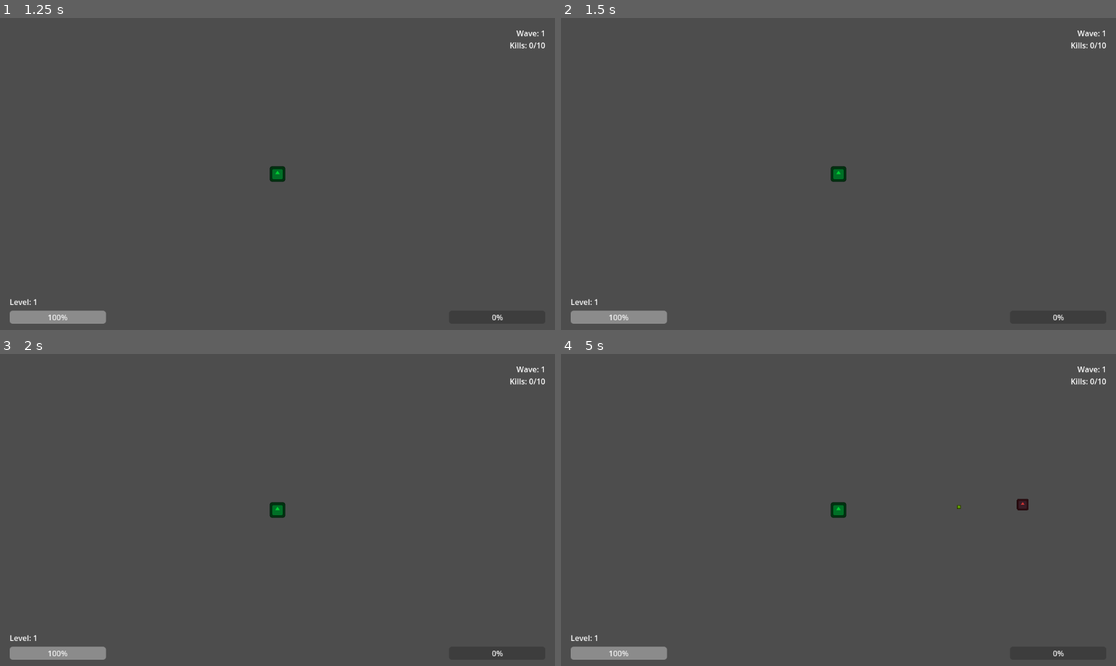
Above: before the commit, frames 1-4 (two rows, left to right).
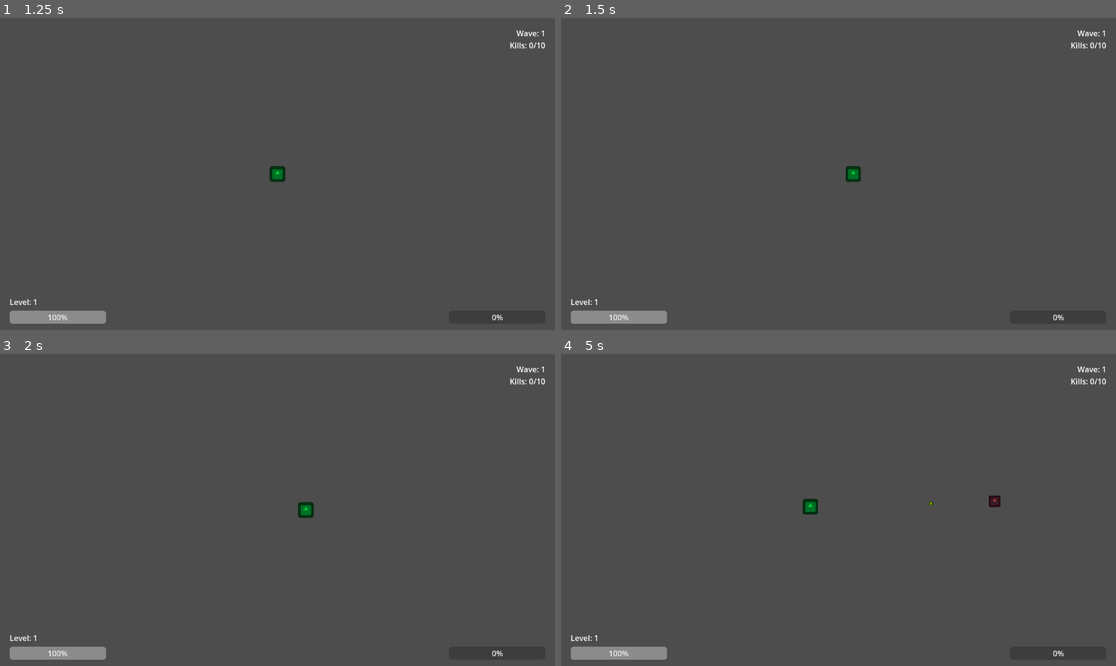
Above: after the commit, the same moments.

Repository: JohnAndante/nospheratus-must-die
Game: Godot game, scene res://scenes/MainMenu.tscn
Same seed, same stepped clock (60 frames per second), same inputs: the game is played once before the commit and once after it. The engine's default icon, where the game draws it, is replaced by a stand-in: a white triangle on a blue panel in a dark square.
Inputs:
- Up to frame 1 (1.25 s): click "Jogar" at 0.5 s
- Up to frame 2 (1.5 s): tap Enter (ui_accept) at 1.25 s; hold D (move_right) from 1.28 s (still down)
- Up to frame 3 (2 s): keep holding D (move_right); tap Enter (ui_accept) at 1.52 s
- Up to frame 4 (5 s): release D (move_right) at 2.03 s; hold S (move_down) 2.03-2.78 s; tap Enter (ui_accept) at 2.27, 3.77, 4.52 s; hold D (move_right) 2.78-3.53 s; hold W (move_up) 3.53-4.28 s; hold A (move_left) from 4.28 s (still down)

Frame 1 is identical in both runs. In frame 2, 0.3% of the frame differs, in the area x 48-55%, y 47-53%; in frame 3, 0.3%; in frame 4, 0.5%, in the area x 43-85%, y 45-53%.

Commit message:
#1 - chore: Improved player camera

Diff:
--- a/scenes/Main.tscn
+++ b/scenes/Main.tscn
@@ -1,17 +1,19 @@
-[gd_scene load_steps=6 format=3 uid="uid://c5oiume1ldvsd"]
+[gd_scene load_steps=7 format=3 uid="uid://c5oiume1ldvsd"]
 
 [ext_resource type="Script" uid="uid://cjan4hu3lbgay" path="res://scripts/Main.gd" id="1_8yh4f"]
+[ext_resource type="Script" uid="uid://c2d7fqxgajcup" path="res://scripts/CameraController.gd" id="2_c01mt"]
 [ext_resource type="PackedScene" uid="uid://hub3utff3g0g" path="res://scenes/Player.tscn" id="2_x3b7g"]
-[ext_resource type="PackedScene" path="res://scenes/UpgradeMenu.tscn" id="3_upgrade"]
+[ext_resource type="PackedScene" uid="uid://cli5xijbmilum" path="res://scenes/UpgradeMenu.tscn" id="3_upgrade"]
 [ext_resource type="PackedScene" uid="uid://b0tajmw3670mq" path="res://scenes/GameOver.tscn" id="4_game_over"]
-[ext_resource type="PackedScene" path="res://scenes/PauseMenu.tscn" id="5_pause"]
+[ext_resource type="PackedScene" uid="uid://bhpiaox8cjkwk" path="res://scenes/PauseMenu.tscn" id="5_pause"]
 
 [node name="Main" type="Node2D"]
 script = ExtResource("1_8yh4f")
 
+[node name="Camera2D" type="Camera2D" parent="."]
+script = ExtResource("2_c01mt")
+
 [node name="Player" parent="." instance=ExtResource("2_x3b7g")]
-
-[node name="Camera2D" type="Camera2D" parent="Player"]
 
 [node name="EnemySpawner" type="Node2D" parent="."]
 
@@ -71,11 +73,10 @@
 horizontal_alignment = 2
 
 [node name="UpgradeMenu" parent="UI" instance=ExtResource("3_upgrade")]
-grow_horizontal = 2
-grow_vertical = 2
+visible = false
 
 [node name="GameOver" parent="UI" instance=ExtResource("4_game_over")]
+visible = false
 
 [node name="PauseMenu" parent="UI" instance=ExtResource("5_pause")]
-grow_horizontal = 2
-grow_vertical = 2
+visible = false
--- a/scenes/MainMenu.tscn
+++ b/scenes/MainMenu.tscn
@@ -61,6 +61,7 @@
 text = "Sair"
 
 [node name="OptionsMenu" type="Control" parent="."]
+visible = false
 layout_mode = 1
 anchors_preset = 15
 anchor_right = 1.0
--- /dev/null
+++ b/scripts/CameraController.gd
@@ -0,0 +1,19 @@
+extends Camera2D
+
+@onready var target: CharacterBody2D
+@export var follow_speed: float = 3.0
+@export var offset_distance: float = 0.0
+
+func _ready():
+	print(target)
+	if target == null:
+		target = get_parent().get_node("Player")
+
+func _physics_process(delta: float) -> void:
+	if target == null:
+		return
+
+	var target_position = target.global_position
+
+	# Interpolação suave para a posição do target
+	global_position = global_position.lerp(target_position, follow_speed * delta)
--- a/scripts/Player.gd
+++ b/scripts/Player.gd
@@ -6,6 +6,7 @@
 signal show_upgrade_menu
 signal player_died
 
+# Variáveis do jogador
 @export var speed = 200.0
 @export var max_health = 100
 var health = 100
@@ -13,6 +14,7 @@
 var xp = 0
 var xp_to_next = 100
 
+# Variáveis relacionadas ao movimento
 @onready var weapon_pivot = $WeaponPivot
 @onready var weapon_timer = $WeaponTimer
 
